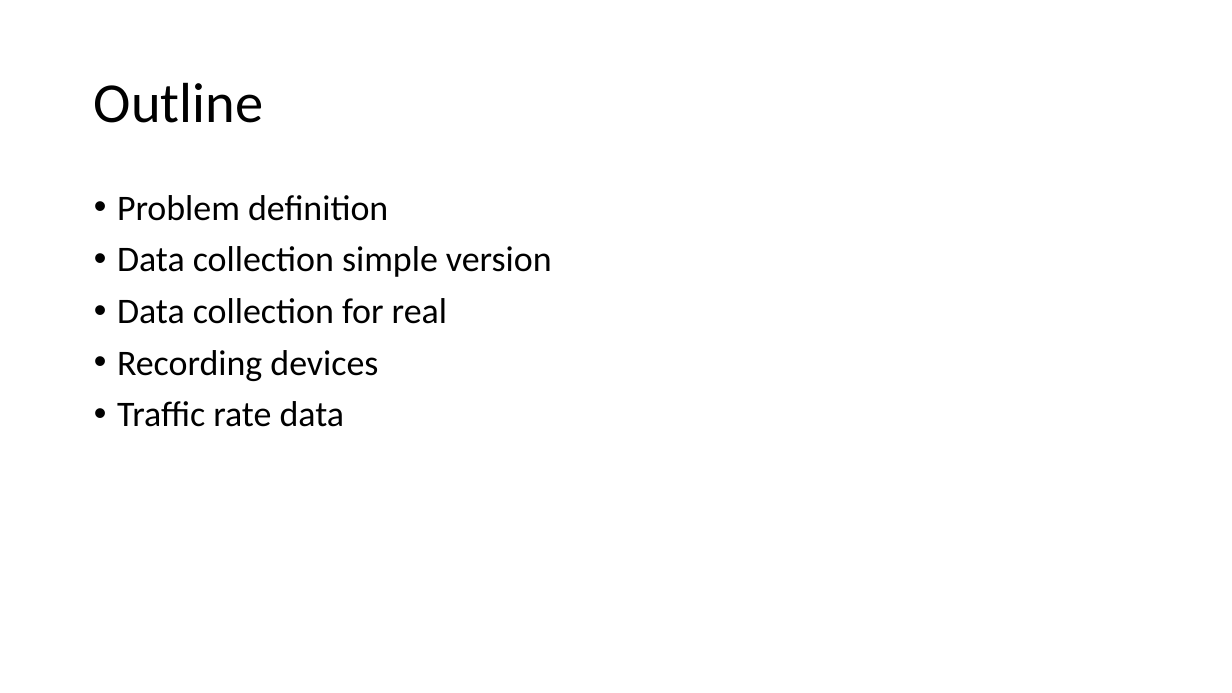
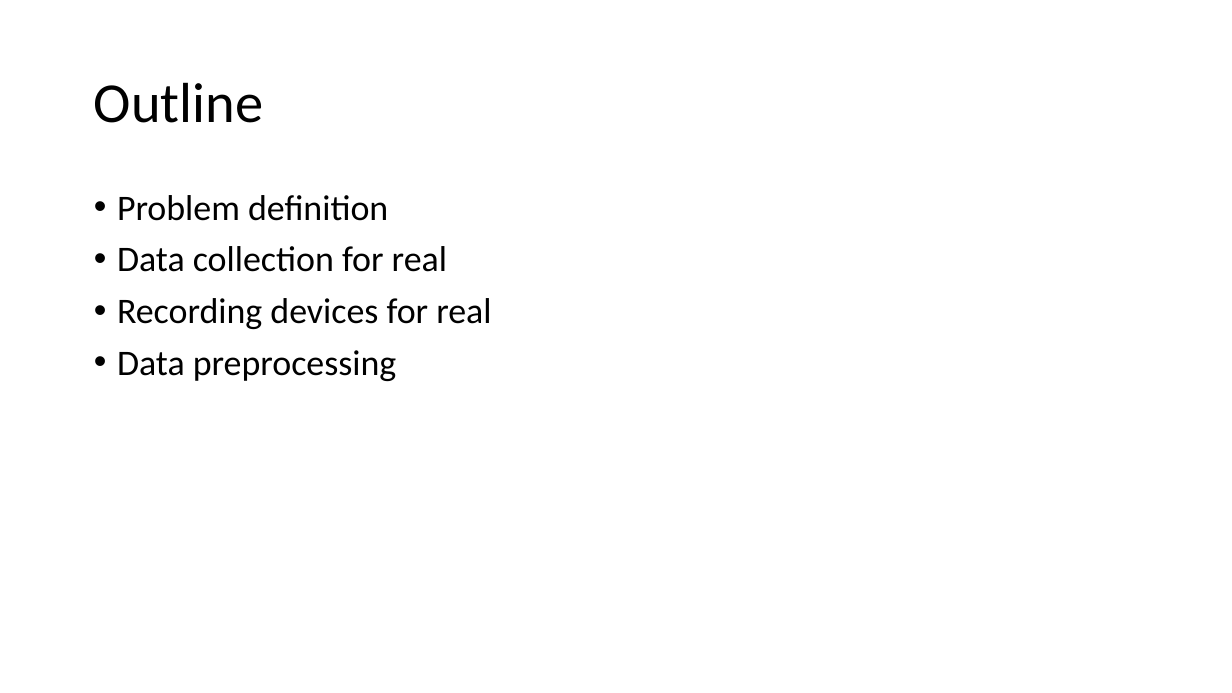
Before and after one commit to GXG-CS/Pi-Alexa, a slide deck: slide 2 of Presentation1.pptx. Drawn at 1232x693 pixels with LibreOffice and Linux fonts; fonts in the diff are those of the drawing. Boxes give left, top, right and bottom in pixels: in the first picture for what was removed or moved away, otherwise in the second. Text is boxed around its words. In the diff, an @@ line names an element or a change of style, - is before the commit and + after.

Commit message:
incoming/outgoing data

```diff
--- a/Presentation1.pptx
+++ b/Presentation1.pptx
@@ text at <box>117,246,552,277</box>: paragraph removed @@
-• Data collection simple version
@@ text at <box>117,298,491,381</box>: text changed @@
-• Recording devices
-• Traffic rate data
+• Recording devices for real
+• Data preprocessing
```
Also in this commit, not shown: 3 other slides changed, 4 slides added, 1 slide removed, 1 other file.
